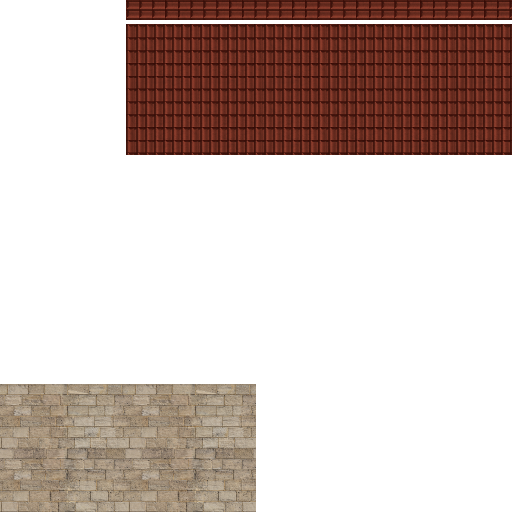
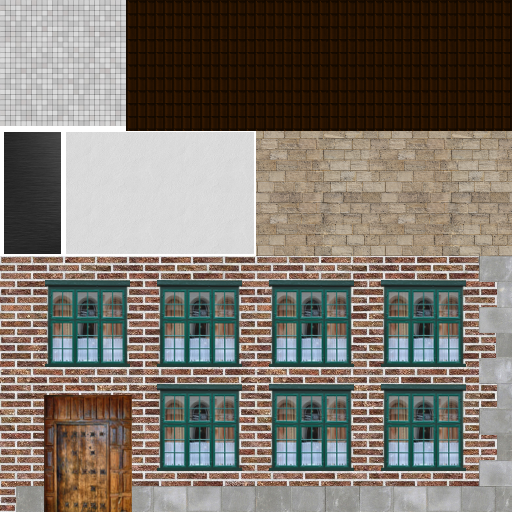
Layer changes from the first 512×512 image to the second:
added layer "rustmetal" above "floor" over (4, 132, 61, 254)
added layer "floor" above "WhitePinture" over (0, 0, 126, 126)
added layer "WhitePinture" above "door" over (66, 132, 254, 254)
added layer "door" above "Window" over (44, 395, 132, 512)
added layer "Window" above "Bricks_bottom" over (45, 280, 466, 471)
added layer "Bricks_bottom" above "Bricks_corner" over (16, 486, 511, 512)
added layer "Bricks_corner" above "bricks" over (479, 256, 512, 512)
added layer "bricks" above "roof" over (0, 256, 512, 512)
painted on "roof" over (126, 0, 512, 155)
removed layer "WhiteBricks copy" over (128, 384, 256, 512)
painted on "WhiteBricks" over (0, 128, 512, 512)
